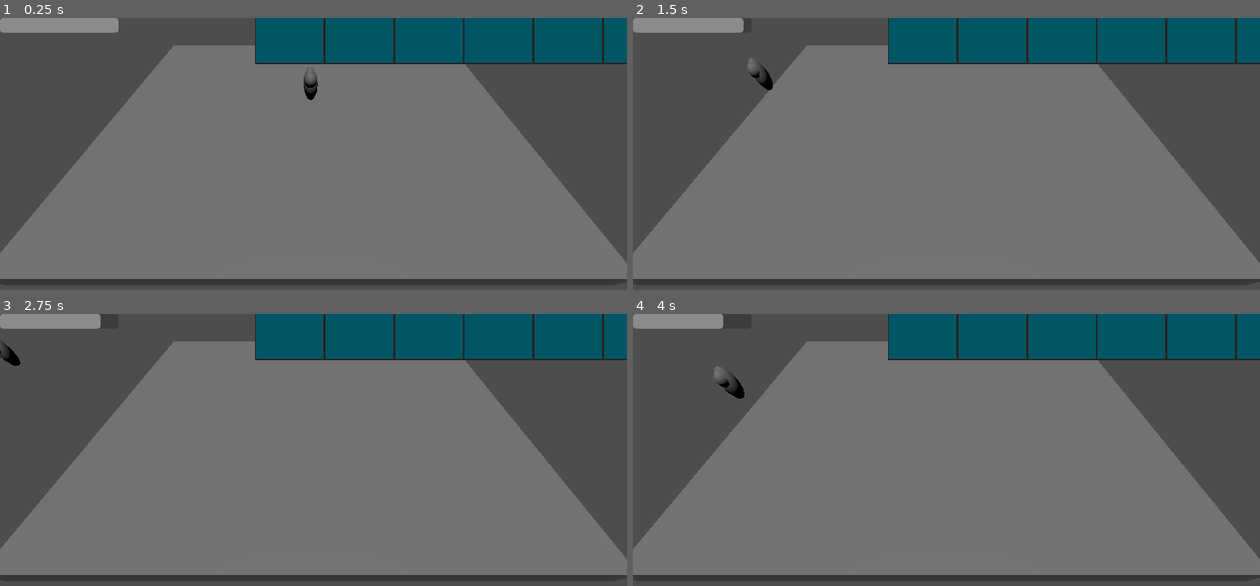
Above: before the commit, frames 1-4 (two rows, left to right).
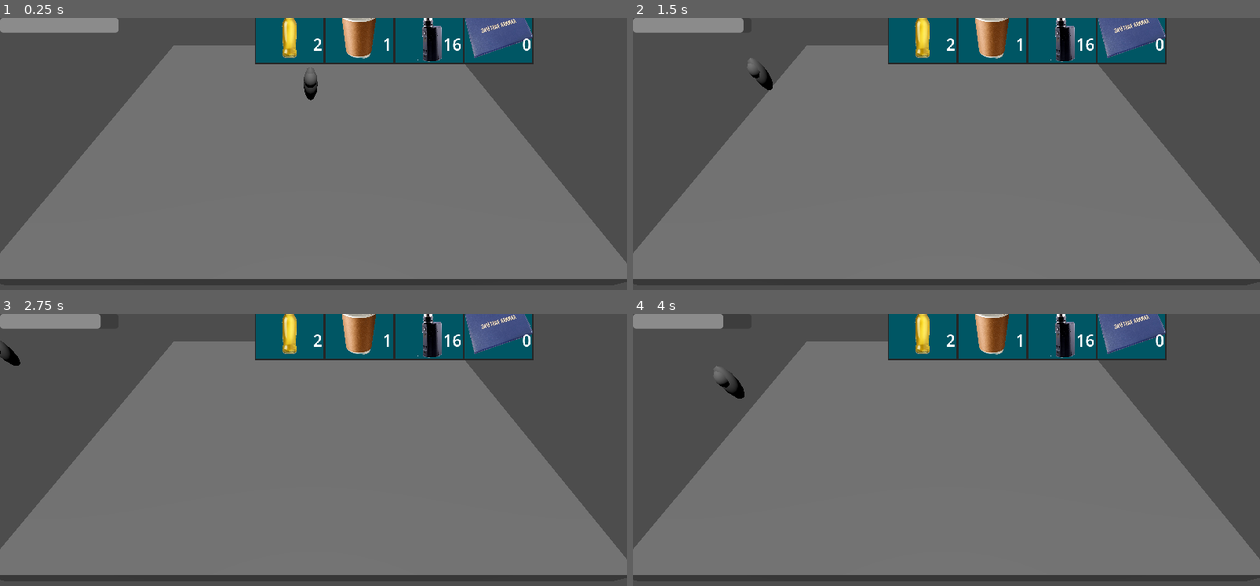
Above: after the commit, the same moments.

Repository: dueip/2024f_gamejam_misis
Game: Godot game, scene res://test_room.tscn
Same seed, same stepped clock (60 frames per second), same inputs: the game is played once before the commit and once after it.
Inputs (mouse positions are in pixels of both pictures, inside the frame that each line leads up to):
- Up to frame 1 (0.25 s): no input
- Up to frame 2 (1.5 s): tap Enter at 0.5 s; move the mouse to (1084, 175) at 0.52 s; hold D (character_right) 0.53-1.28 s; tap Space (character_dash) at 0.6 s; move the mouse to (821, 211) at 1.27 s; hold S (character_back) from 1.28 s (still down); tap Shift (character_run) at 1.35 s
- Up to frame 3 (2.75 s): move the mouse to (376, 411) at 2.02 s; release S (character_back) at 2.03 s; hold D (character_right) from 2.03 s (still down); tap Space (character_dash) at 2.1 s
- Up to frame 4 (4 s): move the mouse to (915, 561) at 2.77 s; release D (character_right) at 2.78 s; hold W (character_up) 2.78-3.53 s; tap Shift (character_run) at 2.85 s; tap Space (character_dash) at 3.5, 3.6 s; move the mouse to (1134, 542) at 3.52 s; hold A (character_left) from 3.53 s (still down)

The runs differ from the first frame. In frame 1, 5.2% of the frame differs, in the area x 44-100%, y 0-18%; in frame 2, 5.2%; in frame 3, 5.2%; in frame 4, 5.2%.

Commit message:
added items and some rework of inverntory

Diff:
--- a/inventory/global_inventory.tres
+++ b/inventory/global_inventory.tres
@@ -1,15 +1,37 @@
-[gd_resource type="Resource" script_class="Inv" load_steps=5 format=3 uid="uid://dcwansgtieuqh"]
+[gd_resource type="Resource" script_class="Inv" load_steps=11 format=3 uid="uid://dcwansgtieuqh"]
 
 [ext_resource type="Script" path="res://inventory/inv.gd" id="1_aofla"]
-[ext_resource type="Resource" uid="uid://s85wrutggsqt" path="res://inventory/items/blood.tres" id="2_wrpkh"]
+[ext_resource type="Resource" uid="uid://byy7884fyuuae" path="res://inventory/items/grade_book.tres" id="2_7ijxr"]
+[ext_resource type="Resource" uid="uid://cil8tk8yj7vng" path="res://inventory/items/cider.tres" id="2_jjs0e"]
 [ext_resource type="Script" path="res://inventory/inv_slot.gd" id="2_ypycj"]
+[ext_resource type="Resource" uid="uid://bijsrpn20gthk" path="res://inventory/items/coffee.tres" id="4_5cxjv"]
+[ext_resource type="Resource" uid="uid://boqyxtbmtkwmh" path="res://inventory/items/vape.tres" id="5_ignpq"]
 
 [sub_resource type="Resource" id="Resource_s1n2m"]
 script = ExtResource("2_ypycj")
-item = ExtResource("2_wrpkh")
+item = ExtResource("2_jjs0e")
 amount = 2
+clear_if_empty = true
+
+[sub_resource type="Resource" id="Resource_misjv"]
+script = ExtResource("2_ypycj")
+item = ExtResource("4_5cxjv")
+amount = 1
+clear_if_empty = true
+
+[sub_resource type="Resource" id="Resource_4jnv3"]
+script = ExtResource("2_ypycj")
+item = ExtResource("5_ignpq")
+amount = 16
+clear_if_empty = true
+
+[sub_resource type="Resource" id="Resource_ont0s"]
+script = ExtResource("2_ypycj")
+item = ExtResource("2_7ijxr")
+amount = 0
+clear_if_empty = false
 
 [resource]
 script = ExtResource("1_aofla")
-slots = Array[ExtResource("2_ypycj")]([SubResource("Resource_s1n2m")])
+slots = Array[ExtResource("2_ypycj")]([SubResource("Resource_s1n2m"), SubResource("Resource_misjv"), SubResource("Resource_4jnv3"), SubResource("Resource_ont0s")])
 money = 400.0
--- a/inventory/inv.gd
+++ b/inventory/inv.gd
@@ -20,7 +20,7 @@
 		emit_signal("updated")
 		return 1
 	else:
-		var emptyslots=slots.filter(func(slot) : return slot.amount==0 or slot==null or slot.item==null)
+		var emptyslots=slots.filter(func(slot) : return slot==null or slot.item==null or (slot.amount==0 and slot.clear_if_empty==true))
 		if !emptyslots.is_empty():
 			emptyslots[0].amount=1
 			emptyslots[0].item=item
--- a/inventory/inv_slot.gd
+++ b/inventory/inv_slot.gd
@@ -4,3 +4,4 @@
 
 @export var item : InvItem
 @export var amount : int = 0
+@export var clear_if_empty : bool = true
--- a/inventory/inv_ui_slot.gd
+++ b/inventory/inv_ui_slot.gd
@@ -1,17 +1,15 @@
 extends Panel
 
-@onready var item_visual : Sprite2D = $CenterContainer/Panel/item
-@onready var item_amount_visual : Label = $CenterContainer/Panel/Amount
-@onready var right_scale=item_visual.transform.scaled_local(Vector2(0.5,0.5))
+@onready var item_visual : TextureRect = $Item
+@onready var item_amount_visual : Label = $Item/Amount
 
 func update(item : InvSlot):
-	if (!item or item.amount==0):
+	if (!item or (item.amount==0 and item.clear_if_empty==true)):
 		item_visual.visible=false
 		item_amount_visual.visible=false
 	else:
 		item_visual.visible=true
-		item_visual.transform=right_scale
-		item_visual.centered=true
 		item_amount_visual.visible=true
 		item_visual.texture=item.item.texture
 		item_amount_visual.text=str(item.amount)
+		tooltip_text=item.item.name
--- a/inventory/inv_ui_slot.tscn
+++ b/inventory/inv_ui_slot.tscn
@@ -13,31 +13,29 @@
 border_color = Color(0.14902, 0.14902, 0.14902, 1)
 
 [node name="InvSlot" type="Panel"]
-custom_minimum_size = Vector2(128, 128)
 offset_right = 128.0
 offset_bottom = 128.0
 theme = SubResource("Theme_inaqv")
 theme_override_styles/panel = SubResource("StyleBoxFlat_gw54d")
 script = ExtResource("1_c6nhc")
 
-[node name="CenterContainer" type="CenterContainer" parent="."]
-custom_minimum_size = Vector2(128, 128)
-layout_mode = 0
-offset_right = 64.0
-offset_bottom = 64.0
+[node name="Item" type="TextureRect" parent="."]
+light_mask = 0
+custom_minimum_size = Vector2(100, 100)
+layout_mode = 2
+offset_right = 128.0
+offset_bottom = 128.0
+expand_mode = 1
+stretch_mode = 5
 
-[node name="Panel" type="Panel" parent="CenterContainer"]
-layout_mode = 2
-
-[node name="item" type="Sprite2D" parent="CenterContainer/Panel"]
-scale = Vector2(0.4, 0.4)
-
-[node name="Amount" type="Label" parent="CenterContainer/Panel"]
+[node name="Amount" type="Label" parent="Item"]
 texture_filter = 1
 custom_minimum_size = Vector2(64, 64)
-layout_mode = 0
-offset_right = 40.0
-offset_bottom = 40.0
+layout_mode = 2
+offset_left = 60.0
+offset_top = 48.0
+offset_right = 124.0
+offset_bottom = 112.0
 theme_override_font_sizes/font_size = 30
 horizontal_alignment = 2
 vertical_alignment = 2
--- a/inventory/inventory_ui.gd
+++ b/inventory/inventory_ui.gd
@@ -1,6 +1,6 @@
 extends Control
 
-@export var inv_size : int = 7
+@export var inv_size : int = 4
 @export var inv : Inv
 var ui_slots
 
--- a/inventory/inventory_ui.tscn
+++ b/inventory/inventory_ui.tscn
@@ -1,12 +1,7 @@
-[gd_scene load_steps=4 format=3 uid="uid://b78nmta87loqj"]
+[gd_scene load_steps=3 format=3 uid="uid://b78nmta87loqj"]
 
 [ext_resource type="Script" path="res://inventory/inventory_ui.gd" id="1_26l0a"]
-[ext_resource type="Script" path="res://inventory/inv.gd" id="2_oajo4"]
-
-[sub_resource type="Resource" id="Resource_xid0u"]
-script = ExtResource("2_oajo4")
-slots = Array[Resource("res://inventory/inv_slot.gd")]([])
-money = 75.0
+[ext_resource type="Resource" uid="uid://dcwansgtieuqh" path="res://inventory/global_inventory.tres" id="2_kykp2"]
 
 [node name="inventory_ui" type="Control"]
 custom_minimum_size = Vector2(640, 128)
@@ -19,4 +14,4 @@
 grow_horizontal = 2
 grow_vertical = 2
 script = ExtResource("1_26l0a")
-inv = SubResource("Resource_xid0u")
+inv = ExtResource("2_kykp2")
--- a/inventory/items/blood.tres
+++ /dev/null
@@ -1,9 +0,0 @@
-[gd_resource type="Resource" script_class="InvItem" load_steps=3 format=3 uid="uid://s85wrutggsqt"]
-
-[ext_resource type="Script" path="res://inventory/inv_item.gd" id="1_e55nf"]
-[ext_resource type="Texture2D" uid="uid://iq7q6q0b2sa7" path="res://images/blood.png" id="2_ym6od"]
-
-[resource]
-script = ExtResource("1_e55nf")
-name = "blood"
-texture = ExtResource("2_ym6od")
--- /dev/null
+++ b/inventory/items/cider.tres
@@ -0,0 +1,9 @@
+[gd_resource type="Resource" script_class="InvItem" load_steps=3 format=3 uid="uid://cil8tk8yj7vng"]
+
+[ext_resource type="Script" path="res://inventory/inv_item.gd" id="1_do3xt"]
+[ext_resource type="Texture2D" uid="uid://cvnjwa2mxg0an" path="res://images/cider.png" id="2_e6ukw"]
+
+[resource]
+script = ExtResource("1_do3xt")
+name = "Сидр"
+texture = ExtResource("2_e6ukw")
--- /dev/null
+++ b/inventory/items/coffee.tres
@@ -0,0 +1,9 @@
+[gd_resource type="Resource" script_class="InvItem" load_steps=3 format=3 uid="uid://bijsrpn20gthk"]
+
+[ext_resource type="Script" path="res://inventory/inv_item.gd" id="1_hlwvb"]
+[ext_resource type="Texture2D" uid="uid://ma1imfd18eap" path="res://images/coffee.png" id="2_kjdu4"]
+
+[resource]
+script = ExtResource("1_hlwvb")
+name = "Кофе"
+texture = ExtResource("2_kjdu4")
--- /dev/null
+++ b/inventory/items/grade_book.tres
@@ -0,0 +1,9 @@
+[gd_resource type="Resource" script_class="InvItem" load_steps=3 format=3 uid="uid://byy7884fyuuae"]
+
+[ext_resource type="Script" path="res://inventory/inv_item.gd" id="1_asjx7"]
+[ext_resource type="Texture2D" uid="uid://denblgoev05mg" path="res://images/grade_book.png" id="2_2moo6"]
+
+[resource]
+script = ExtResource("1_asjx7")
+name = "Зачётка"
+texture = ExtResource("2_2moo6")
--- /dev/null
+++ b/inventory/items/vape.tres
@@ -0,0 +1,9 @@
+[gd_resource type="Resource" script_class="InvItem" load_steps=3 format=3 uid="uid://boqyxtbmtkwmh"]
+
+[ext_resource type="Script" path="res://inventory/inv_item.gd" id="1_nbgfx"]
+[ext_resource type="Texture2D" uid="uid://cmj8qp8wk4nwe" path="res://images/vape.png" id="2_te7xe"]
+
+[resource]
+script = ExtResource("1_nbgfx")
+name = "Вейп"
+texture = ExtResource("2_te7xe")
Binary file removed: images/blood.png
Not shown, added: images/cider.jpg.import
Binary file added: images/cider.png
Not shown, added: images/cider.png.import
Binary file added: images/coffee.png
Not shown, added: images/coffee.png.import
Not shown, changed: images/grade_book.jpg.import
Binary file added: images/grade_book.png
Not shown, added: images/grade_book.png.import
Not shown, added: images/vape.jpg.import
Binary file added: images/vape.png
Not shown, added: images/vape.png.import
